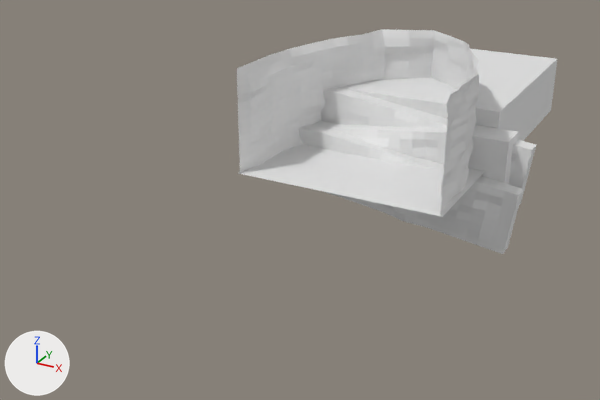
Renders of the FBX model Assets/Models/Environment_Ground_2.fbx from each side of a commit.
Camera for both pictures: a camera (50 mm lens) standing at (182.0, -440.0, 176.0) and looking at (-28.0, -58.0, -14.0). Arrows for +X, +Y and +Z are at lower left; the lights stay in place. Materials are left out; every surface is plain grey. Where no turn or scale is listed for an object, it has been applied to the vertices.
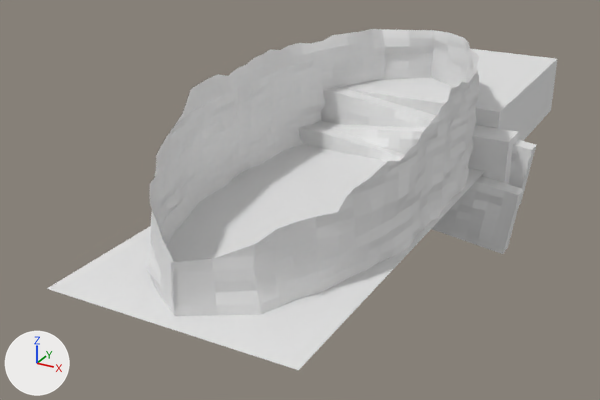
Where the newer file only moved an object's origin or applied its transform, the numbers keep the older frame.

Location of each change, (x1, y1, x2, y2) in pixels of the pictures (600 x 400 px):
'Cube.001', reshaped
    before: (238, 145, 484, 217)
    after: (47, 145, 484, 370)
'Cube.016', added
    after: (171, 223, 298, 316)
'Cube.022', added
    after: (292, 178, 372, 299)
'Cube.023', added
    after: (366, 144, 419, 270)
'Cube.017', added
    after: (199, 69, 240, 196)
'Cube.018', added
    after: (170, 84, 208, 223)
'Cube.020', added
    after: (412, 101, 448, 243)
'Cube.019', added
    after: (154, 127, 183, 245)
'Cube.015', added
    after: (146, 175, 175, 314)

The change, as a diff of the scene's bpy script:
```diff
--- a/Assets/Models/Environment_Ground_2.fbx.py
+++ b/Assets/Models/Environment_Ground_2.fbx.py
@@ me_cube_001 @@
 me_cube_001.from_pydata(...)  # 18 vertices, 16 faces; spans x -61.0..61.0, y -71.0..71.0, z -0.1..0.1
+# me_cube_001 part 1
+for i in [6, 7, *range(10, 14)]: me_cube_001.vertices[i].co += Vector((0.0, -150.0, 0.0))
@@ ob_cube_015 @@
+ob_cube_015 = bpy.data.objects.new('Cube.015', me_cube_025)  # 59 vertices, 44 faces; spans x -15.3..22.2, y -18.9..18.4, z -16.8..24.8
+ob_cube_015.location = (-21.4, -194.7, 16.8)
@@ ob_cube_023 @@
+ob_cube_023 = bpy.data.objects.new('Cube.023', me_cube_033)  # 63 vertices, 48 faces; spans x -5.2..3.3, y -18.0..17.6, z -24.8..25.7
+ob_cube_023.location = (56.1, -123.9, 24.3)
@@ ob_cube_020 @@
+ob_cube_020 = bpy.data.objects.new('Cube.020', me_cube_034)  # 74 vertices, 56 faces; spans x -2.2..1.9, y -18.3..17.4, z -27.7..33.8
+ob_cube_020.location = (58.0, -88.2, 27.2)
@@ ob_cube_016 @@
+ob_cube_016 = bpy.data.objects.new('Cube.016', me_cube_026)  # 34 vertices, 25 faces; spans x -21.9..15.5, y -18.0..18.9, z -14.9..20.4
+ob_cube_016.location = (21.2, -195.6, 13.9)
@@ ob_cube_022 @@
+ob_cube_022 = bpy.data.objects.new('Cube.022', me_cube_032)  # 45 vertices, 33 faces; spans x -11.3..8.5, y -18.7..17.6, z -19.4..25.9
+ob_cube_022.location = (44.7, -158.7, 18.6)
@@ ob_cube_019 @@
+ob_cube_019 = bpy.data.objects.new('Cube.019', me_cube_029)  # 71 vertices, 54 faces; spans x -8.8..11.0, y -18.3..18.5, z -23.5..27.9
+ob_cube_019.location = (-44.5, -159.1, 23.5)
@@ ob_cube_017 @@
+ob_cube_017 = bpy.data.objects.new('Cube.017', me_cube_027)  # 85 vertices, 64 faces; spans x -1.7..2.7, y -17.8..17.7, z -30.7..31.3
+ob_cube_017.location = (-58.2, -88.6, 30.7)
@@ ob_cube_018 @@
+ob_cube_018 = bpy.data.objects.new('Cube.018', me_cube_028)  # 81 vertices, 62 faces; spans x -4.1..7.1, y -18.4..17.3, z -28.4..32.6
+ob_cube_018.location = (-55.8, -123.5, 28.4)
```
